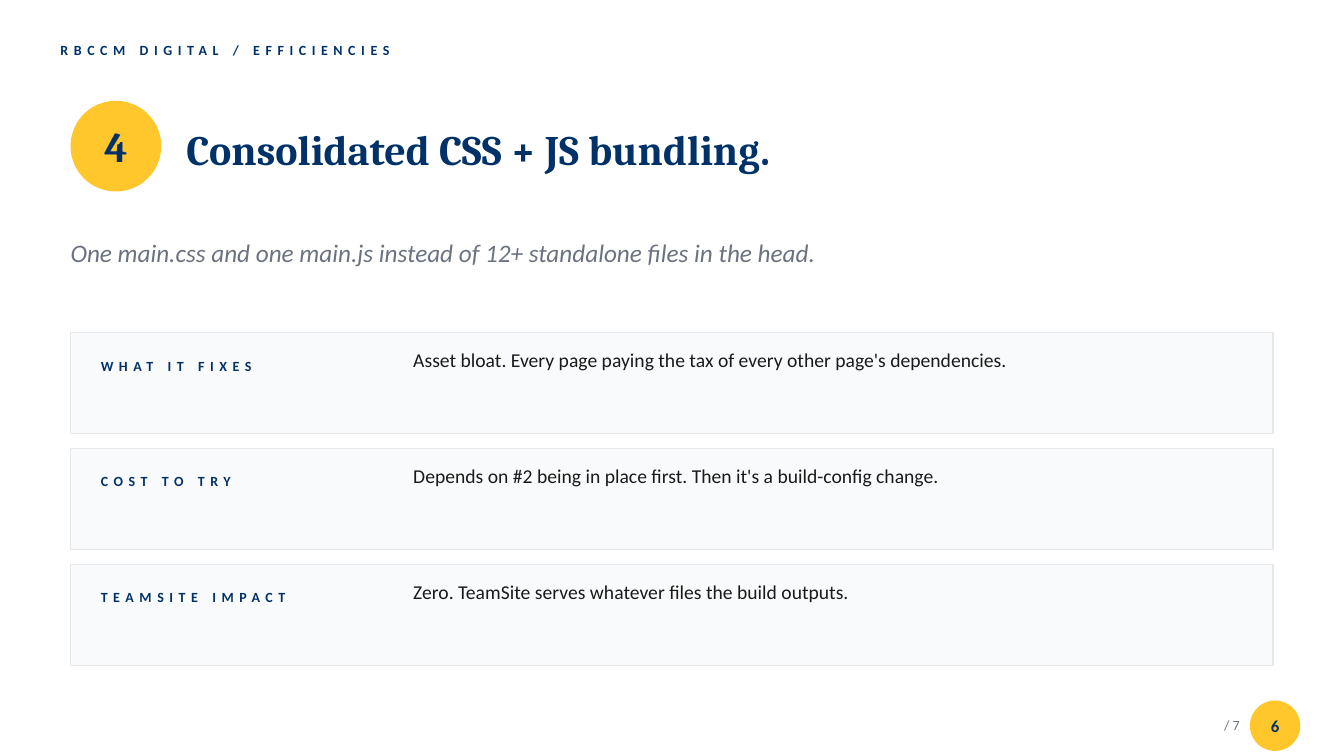
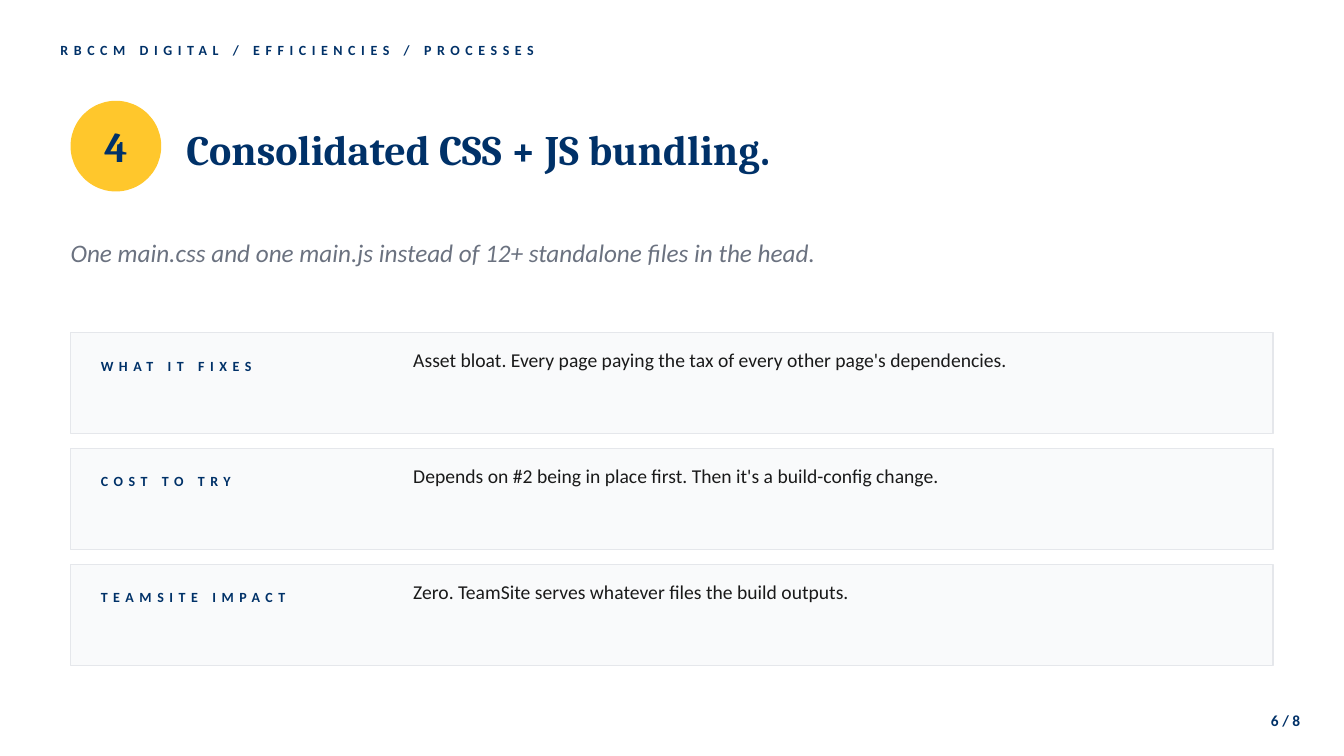
Before and after one commit to JustinLBannister/RBCCM, a slide deck: slide 6 of RBCCM Digital Efficiencies.pptx. Drawn at 1344x756 pixels with LibreOffice and Linux fonts; fonts in the diff are those of the drawing. Boxes give left, top, right and bottom in pixels: in the first picture for what was removed or moved away, otherwise in the second. Text is boxed around its words. In the diff, an @@ line names an element or a change of style, - is before the commit and + after.

```diff
--- a/RBCCM Digital Efficiencies.pptx
+++ b/RBCCM Digital Efficiencies.pptx
@@ text at box(60, 45, 534, 55): text changed @@
-RBCCM DIGITAL / EFFICIENCIES
+RBCCM DIGITAL / EFFICIENCIES / PROCESSES
@@ ellipse removed at box(1250, 701, 1301, 751) @@
@@ text at box(1271, 715, 1300, 726): text changed; size 12 to 11 pt @@
-6
+6 / 8
@@ text removed at box(1233, 721, 1240, 730) @@
-/ 7
```
Also in this commit, not shown: 6 other slides changed, 1 slide added, 1 other file.
